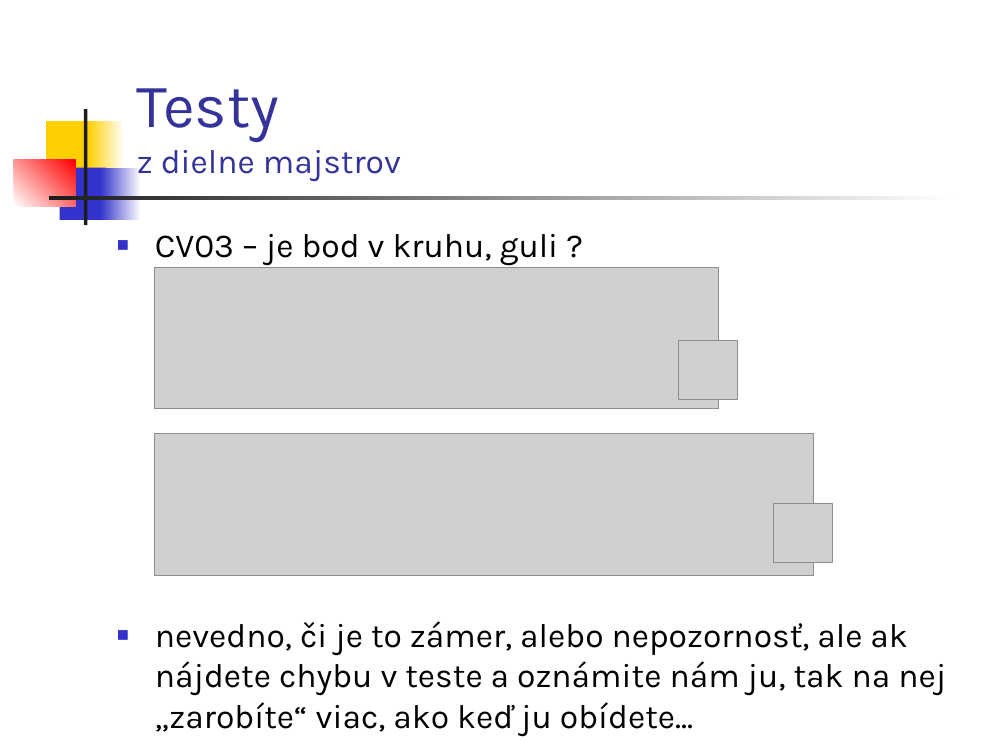
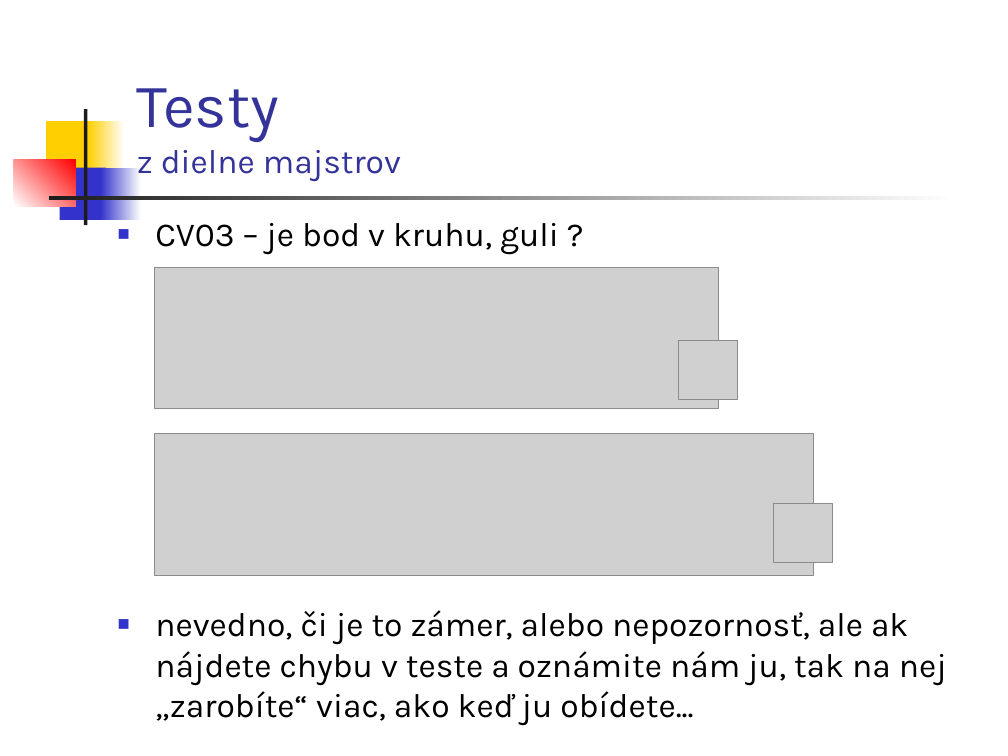
Before and after one commit to Programovanie4/Prednasky, a slide deck: slide 8 of 04/04_java.ppt. Drawn at 1008x756 pixels with LibreOffice and Linux fonts; fonts in the diff are those of the drawing; grey boxes stand for pictures. Boxes give left, top, right and bottom in pixels: in the first picture for what was removed or moved away, otherwise in the second. Text is boxed around its words. In the diff, an @@ line names an element or a change of style, - is before the commit and + after.

```diff
--- a/04/04_java.ppt
+++ b/04/04_java.ppt
@@ text "CV03 – je bod v ...": place and size @@
-text "CV03 – je bod v ..." at (155,234,946,737)
+text "CV03 – je bod v ..." at (155,223,947,726)
```
Also in this commit, not shown: 12 other slides changed, 4 other files.
